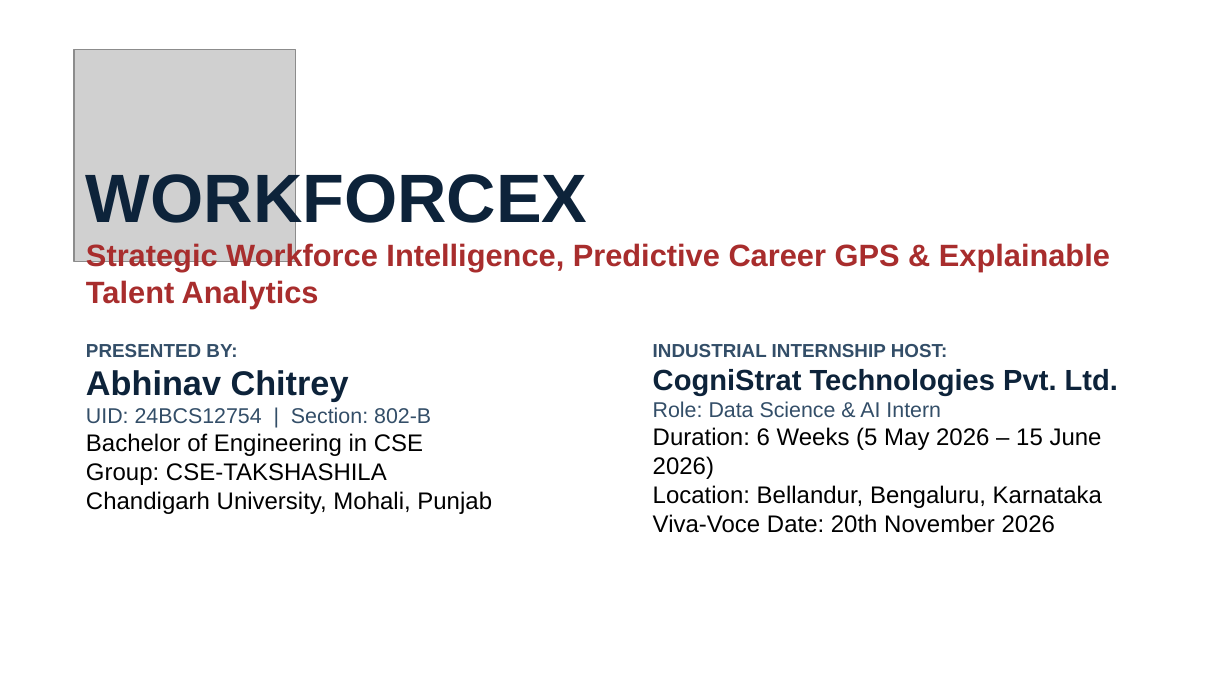
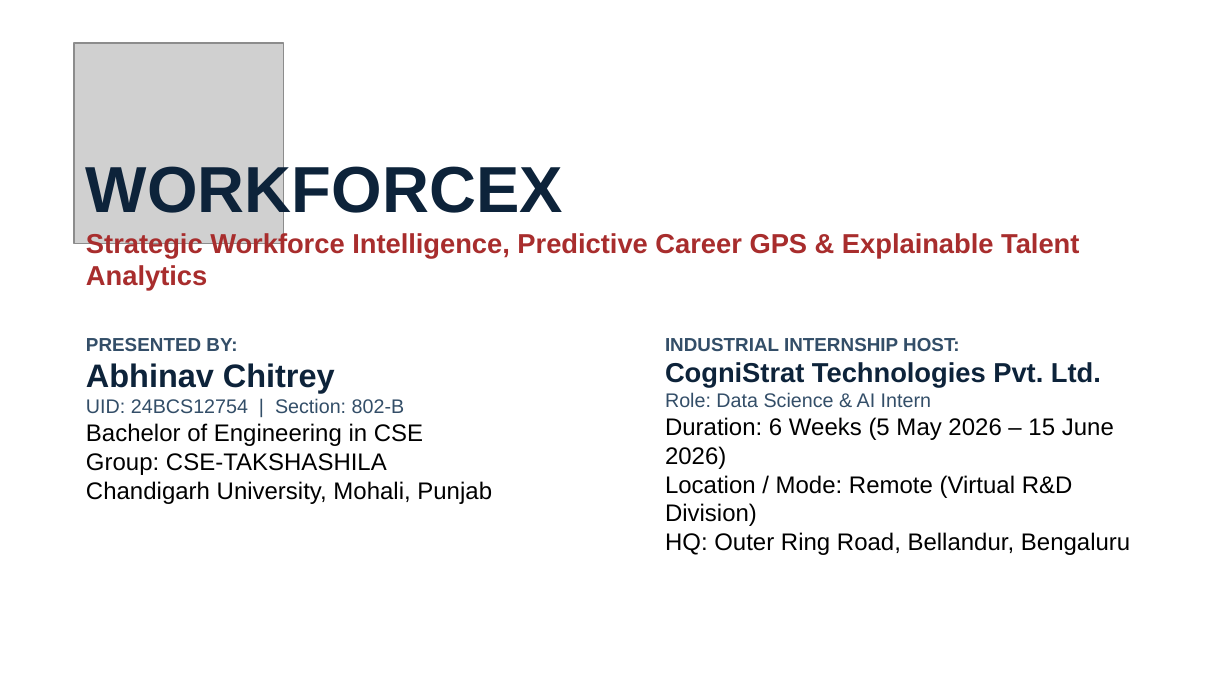
Before and after one commit to chitreyAbhinav/workforce-intelligence, a slide deck: slide 1 of reports/internship_submission/Industrial_Training_Presentation.pptx. Drawn at 1232x693 pixels with LibreOffice and Linux fonts; fonts in the diff are those of the drawing; grey boxes stand for pictures; background and template pictures are left out. Boxes give left, top, right and bottom in pixels: in the first picture for what was removed or moved away, otherwise in the second. Text is boxed around its words. In the diff, an @@ line names an element or a change of style, - is before the commit and + after.

Commit message:
fix(internship): Eliminate PPT overlaps, set remote mode, clean headers/footers, and finalize all submission deliverables

```diff
--- a/reports/internship_submission/Industrial_Training_Presentation.pptx
+++ b/reports/internship_submission/Industrial_Training_Presentation.pptx
@@ picture: place and size @@
-picture at box(74, 49, 296, 261)
+picture at box(74, 43, 283, 244)
@@ text "WORKFORCEX" at box(86, 161, 1079, 291): size 40 to 38 pt in "WORKFORCEX"; size 18 to 16 pt in "Strategic Workforce Intelligence, Predictive Career GPS & ..." @@
@@ text "INDUSTRIAL INTERNSHIP HOST:": place and size @@
-text "INDUSTRIAL INTERNSHIP HOST:" at box(653, 344, 1118, 533)
+text "INDUSTRIAL INTERNSHIP HOST:" at box(665, 338, 1130, 555)
@@ text at box(86, 363, 492, 504): size 20 to 19 pt in "Abhinav Chitrey"; size 12.5 to 11.5 pt in "UID: 24BCS12754 | Section: 802-B" @@
@@ text at box(665, 362, 1101, 388): size 17 to 16 pt in "CogniStrat Technologies Pvt. Ltd." @@
@@ text at box(665, 392, 1130, 555): text changed @@
-Role: Data Science & AI Intern
-Duration: 6 Weeks (5 May 2026 – 15 June 2026)
-Location: Bellandur, Bengaluru, Karnataka
-Viva-Voce Date: 20th November 2026
+Role: Data Science & AI Intern
+Duration: 6 Weeks (5 May 2026 – 15 June 2026)
+Location / Mode: Remote (Virtual R&D Division)
+HQ: Outer Ring Road, Bellandur, Bengaluru
```
Also in this commit, not shown: 12 other slides changed, 1 slide added, 1 slide removed, 38 other files.
